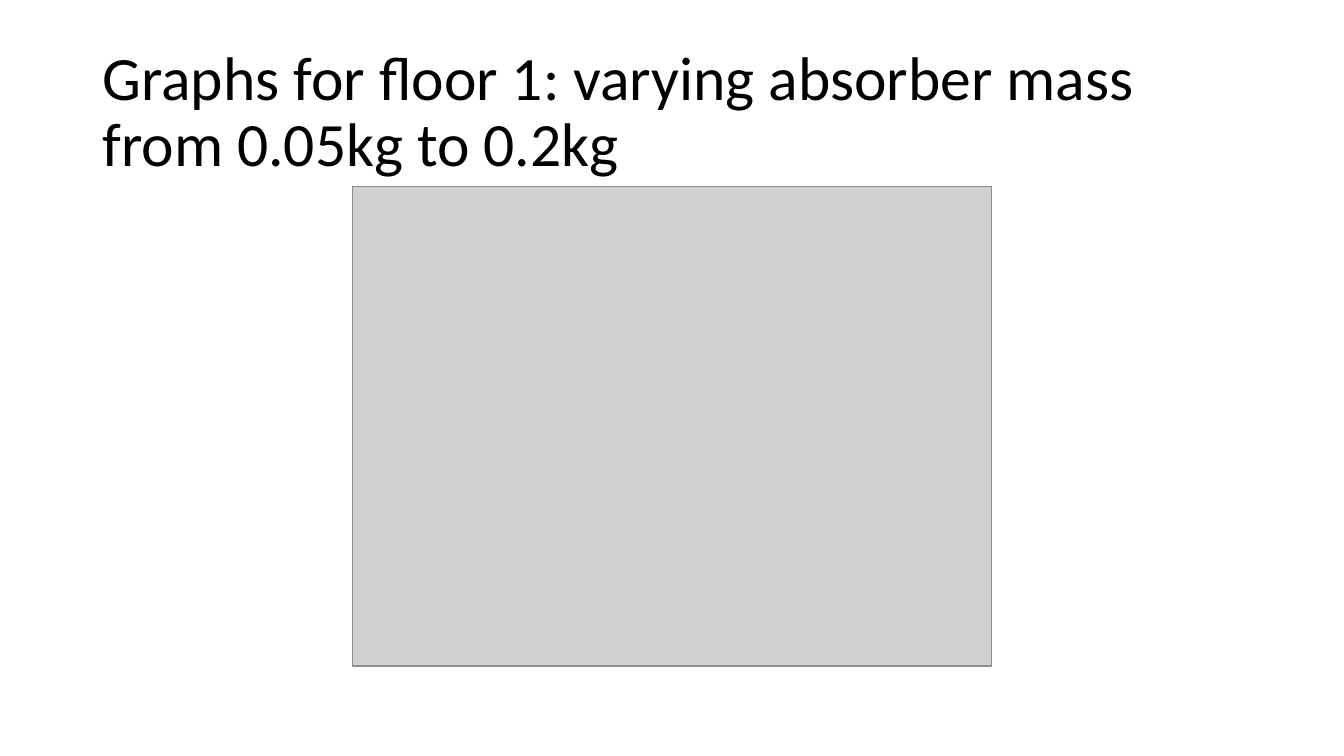
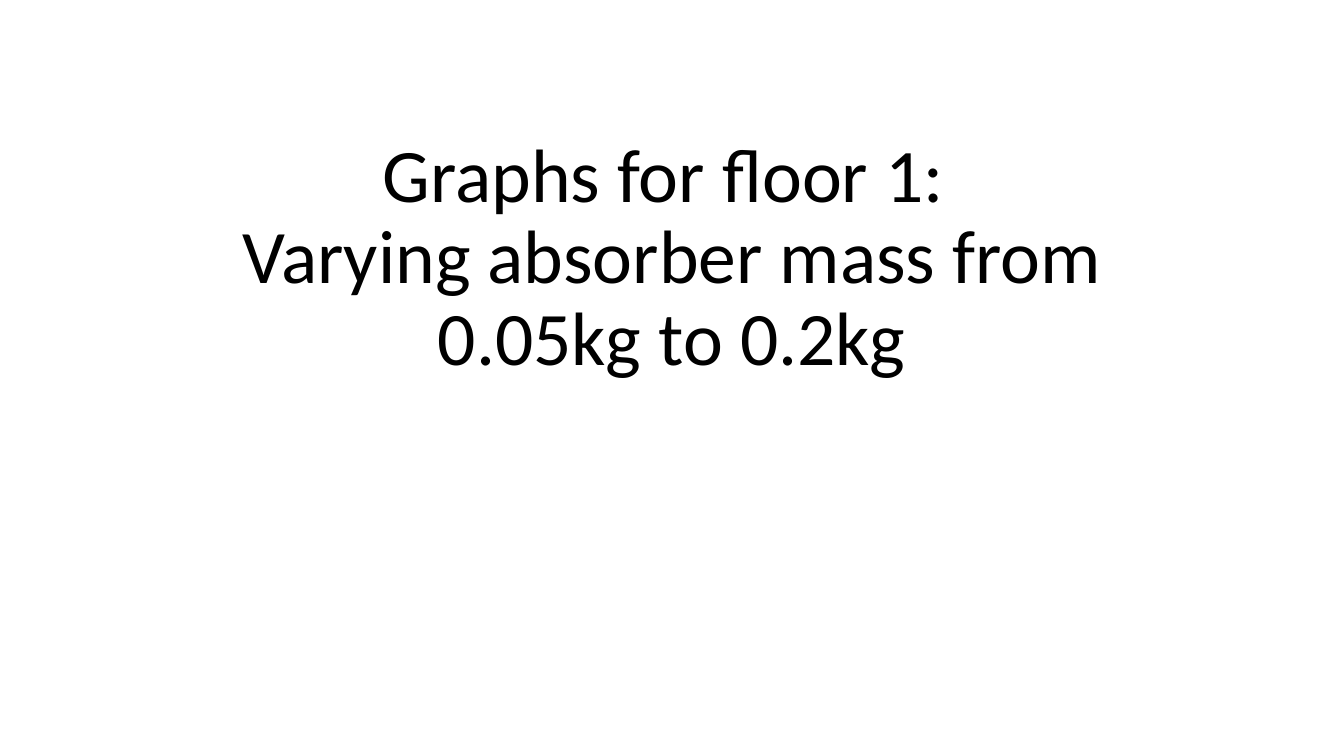
Before and after one commit to harrysarson/building-vibrations, a slide deck: slide 9 of Presentation.pptx. Drawn at 1344x756 pixels with LibreOffice and Linux fonts; fonts in the diff are those of the drawing; grey boxes stand for pictures. Boxes give left, top, right and bottom in pixels: in the first picture for what was removed or moved away, otherwise in the second. Text is boxed around its words. In the diff, an @@ line names an element or a change of style, - is before the commit and + after.

```diff
--- a/Presentation.pptx
+++ b/Presentation.pptx
@@ title "Graphs for floor 1: Varying ..." at (242, 149, 1100, 378): vertical alignment middle to bottom @@
@@ title at (242, 149, 1100, 378): text changed; size 44 to 54 pt @@
-Graphs for floor 1: varying absorber mass from 0.05kg to 0.2kg
+Graphs for floor 1:
+Varying absorber mass from 0.05kg to 0.2kg
@@ picture removed at (352, 187, 991, 666) @@
```
Also in this commit, not shown: 11 slides added, 4 slides removed.
